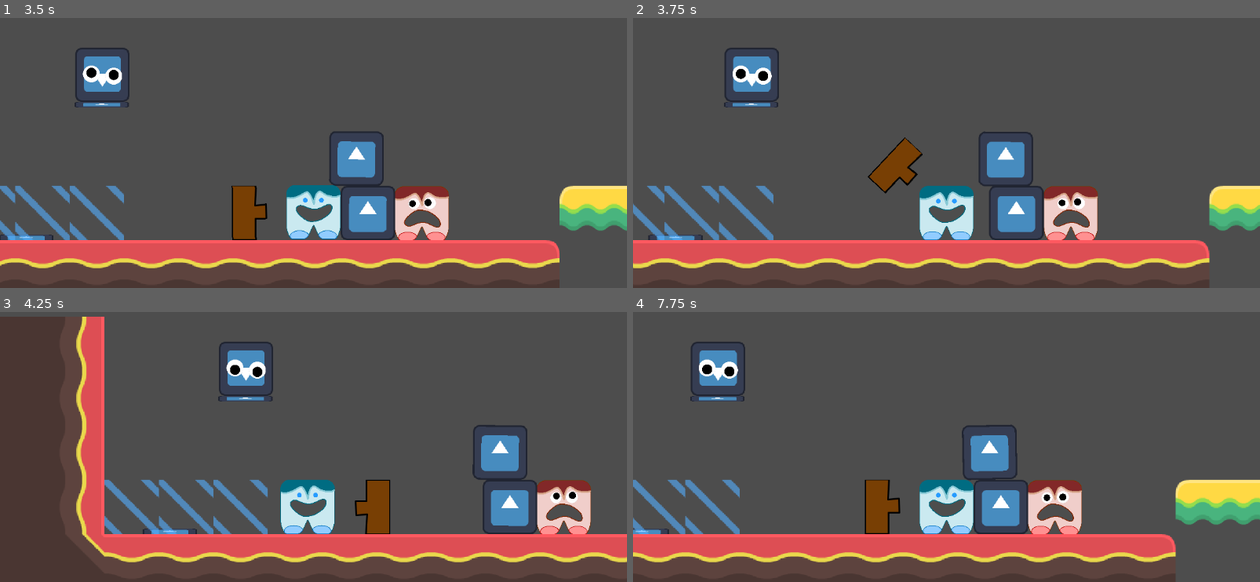
Above: before the commit, frames 1-4 (two rows, left to right).
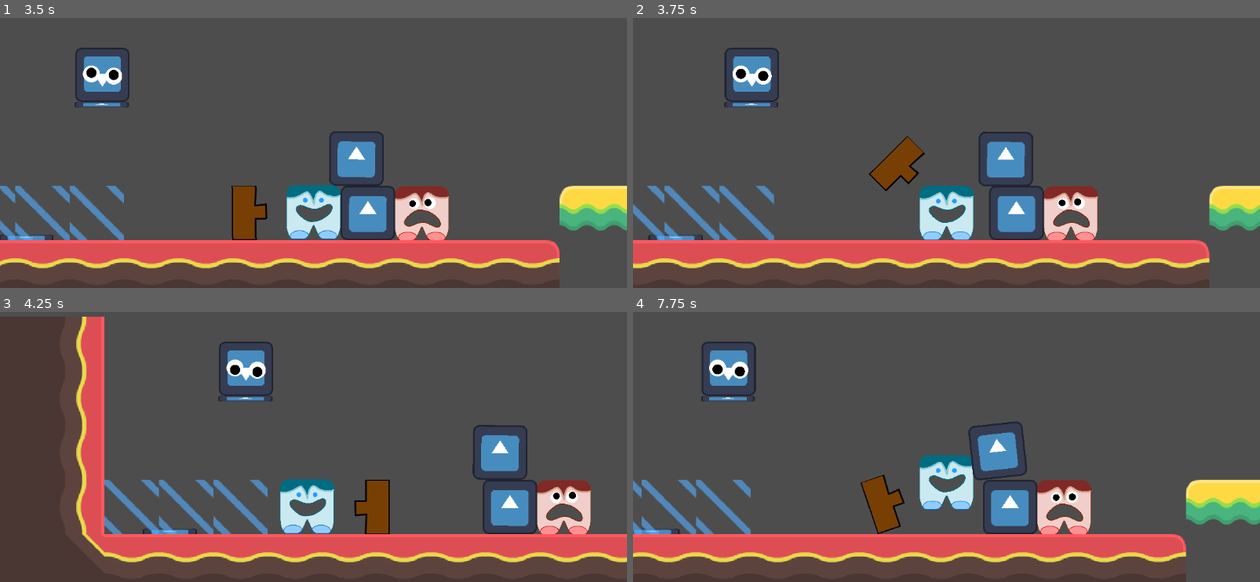
Above: after the commit, the same moments.

Repository: jkkivenko/james-gam-249
Game: Godot game, scene res://Scenes/game.tscn
Two runs of this game, one before a commit and one after it. Both use one fixed random seed, a clock stepped at 60 frames per second and the inputs below. The engine's default icon, where the game draws it, is replaced by a stand-in: a white triangle on a blue panel in a dark square.
Inputs (mouse positions are in pixels of both pictures, inside the frame that each line leads up to):
- Up to frame 1 (3.5 s): move the mouse to (413, 212) at 0.52 s; hold D (Move Right) 0.53-1.28 s; right-click (413, 212) at 0.6 s; click (413, 212) at 0.67 s; move the mouse to (369, 212) at 1.27 s; hold A (Move Left) 1.28-2.03 s; tap Right (Swing Clockwise) at 1.35 s; click (369, 212) at 1.42 s; move the mouse to (507, 212) at 2.02 s; hold Left (Swing Counterclockwise) 2.03-2.78 s; hold D (Move Right) from 2.03 s (still down); click (507, 212) at 2.17 s; move the mouse to (388, 212) at 2.77 s; right-click (388, 212) at 2.85 s; click (388, 212) at 2.92 s
- Up to frame 2 (3.75 s): move the mouse to (1002, 212) at 3.52 s; release D (Move Right) at 3.53 s; hold A (Move Left) from 3.53 s (still down); hold Right (Swing Clockwise) from 3.53 s (still down); click (1002, 212) at 3.67 s
- Up to frame 3 (4.25 s): keep holding A (Move Left); keep holding Right (Swing Clockwise)
- Up to frame 4 (7.75 s): move the mouse to (1140, 506) at 4.27 s; release Right (Swing Clockwise) at 4.28 s; tap Left (Swing Counterclockwise) at 4.35 s; click (1140, 506) at 4.42 s; move the mouse to (1140, 506) at 5.02 s; right-click (1140, 506) at 5.1 s; click (1140, 506) at 5.17 s; move the mouse to (1140, 506) at 5.77 s; release A (Move Left) at 5.78 s; hold D (Move Right) from 5.78 s (still down); tap Right (Swing Clockwise) at 5.85 s; click (1140, 506) at 5.92 s; move the mouse to (1015, 506) at 6.52 s; hold Left (Swing Counterclockwise) 6.53-7.28 s; click (1015, 506) at 6.67 s; move the mouse to (1002, 506) at 7.27 s; right-click (1002, 506) at 7.35 s; click (1002, 506) at 7.42 s

Frame 1 is identical in both runs. In frame 2, 0.3% of the frame differs, in the area x 0-99%, y 14-93%; in frame 3, 0.4%; in frame 4, 11%, in the area x 0-100%, y 11-100%.

Commit message:
Wow im so much better than james at godot and also everything else in life except being a cool guy

Diff:
--- a/Scenes/Levels/level1.tscn
+++ b/Scenes/Levels/level1.tscn
@@ -1,52 +1,23 @@
-[gd_scene load_steps=14 format=4 uid="uid://caepxlmorghrs"]
+[gd_scene load_steps=9 format=4 uid="uid://caepxlmorghrs"]
 
+[ext_resource type="PackedScene" uid="uid://nqxkygju2j46" path="res://Scenes/enemy.tscn" id="2_i36j2"]
 [ext_resource type="PackedScene" uid="uid://dl8yi5v1vwkq3" path="res://Scenes/player.tscn" id="2_u1b78"]
-[ext_resource type="Script" uid="uid://cu5yompuo8gcb" path="res://Scripts/enemy.gd" id="3_bdr3p"]
-[ext_resource type="PackedScene" uid="uid://dafcgwkvmg08y" path="res://Scenes/block.tscn" id="4_wwu6c"]
-[ext_resource type="Texture2D" uid="uid://di8a0j646lffh" path="res://art/enemy_1.png" id="5_yymuf"]
-[ext_resource type="PackedScene" uid="uid://bxdeq1ivh4mi3" path="res://Scenes/gügly_eyes.tscn" id="6_esggg"]
 [ext_resource type="PackedScene" uid="uid://buas4iqytj32k" path="res://Scenes/button.tscn" id="7_nolpu"]
-[ext_resource type="Script" path="res://Scripts/button.gd" id="8_mcj63"]
+[ext_resource type="Script" uid="uid://bjbbotk4r002l" path="res://Scripts/button.gd" id="8_mcj63"]
 [ext_resource type="PackedScene" uid="uid://bdc44ouqrma4l" path="res://Scenes/sliding_door.tscn" id="9_af2a1"]
 [ext_resource type="TileSet" uid="uid://dumlhgw7hloka" path="res://Resources/grass_tile_set.tres" id="10_ocmlb"]
-[ext_resource type="PackedScene" path="res://Scenes/camera.tscn" id="11_tlxhh"]
-[ext_resource type="PackedScene" path="res://Scenes/exit.tscn" id="12_rxhxl"]
-
-[sub_resource type="PhysicsMaterial" id="PhysicsMaterial_e2o6t"]
-
-[sub_resource type="CapsuleShape2D" id="CapsuleShape2D_h4fw4"]
-radius = 49.0
-height = 98.0
+[ext_resource type="PackedScene" uid="uid://1i5apjkfmswe" path="res://Scenes/camera.tscn" id="11_tlxhh"]
+[ext_resource type="PackedScene" uid="uid://cttfjhq6eot7b" path="res://Scenes/exit.tscn" id="12_rxhxl"]
 
 [node name="Game" type="Node2D"]
 
 [node name="Player" parent="." instance=ExtResource("2_u1b78")]
 position = Vector2(348, 438)
 
-[node name="Enemy" type="RigidBody2D" parent="."]
+[node name="Enemy" parent="." instance=ExtResource("2_i36j2")]
 position = Vector2(736, 436)
-collision_layer = 4
-collision_mask = 7
-physics_material_override = SubResource("PhysicsMaterial_e2o6t")
-lock_rotation = true
-script = ExtResource("3_bdr3p")
-movement_force_magnitude = 1500.0
-component_scene = ExtResource("4_wwu6c")
-
-[node name="CollisionShape2D" type="CollisionShape2D" parent="Enemy"]
-shape = SubResource("CapsuleShape2D_h4fw4")
-
-[node name="Sprite2D" type="Sprite2D" parent="Enemy"]
-scale = Vector2(0.237, 0.237)
-texture = ExtResource("5_yymuf")
-
-[node name="GüglyEyes" parent="Enemy/Sprite2D" instance=ExtResource("6_esggg")]
-position = Vector2(63.38, -81.18)
-scale = Vector2(0.917, 0.917)
-
-[node name="GüglyEyes2" parent="Enemy/Sprite2D" instance=ExtResource("6_esggg")]
-position = Vector2(-60.59, -76.705)
-scale = Vector2(0.857, 0.857)
+mass = 0.9
+movement_force_magnitude = 1350.0
 
 [node name="Button" parent="." node_paths=PackedStringArray("connects_to") instance=ExtResource("7_nolpu")]
 position = Vector2(895, 186)
@@ -74,7 +45,7 @@
 position = Vector2(-665, 329)
 
 [node name="TopRight" parent="Camera2D" index="1"]
-position = Vector2(641, -398)
+position = Vector2(534, -282)
 
 [node name="Exit" parent="." instance=ExtResource("12_rxhxl")]
 position = Vector2(42, 447)
--- /dev/null
+++ b/Scenes/enemy.tscn
@@ -0,0 +1,37 @@
+[gd_scene load_steps=7 format=3 uid="uid://nqxkygju2j46"]
+
+[ext_resource type="Script" uid="uid://cu5yompuo8gcb" path="res://Scripts/enemy.gd" id="1_287tu"]
+[ext_resource type="PackedScene" uid="uid://dafcgwkvmg08y" path="res://Scenes/block.tscn" id="2_0830c"]
+[ext_resource type="Texture2D" uid="uid://di8a0j646lffh" path="res://art/enemy_1.png" id="3_ghaa6"]
+[ext_resource type="PackedScene" uid="uid://bxdeq1ivh4mi3" path="res://Scenes/gügly_eyes.tscn" id="4_1dp5w"]
+
+[sub_resource type="PhysicsMaterial" id="PhysicsMaterial_e2o6t"]
+
+[sub_resource type="CapsuleShape2D" id="CapsuleShape2D_h4fw4"]
+radius = 49.0
+height = 98.0
+
+[node name="Enemy" type="RigidBody2D"]
+collision_layer = 4
+collision_mask = 7
+physics_material_override = SubResource("PhysicsMaterial_e2o6t")
+lock_rotation = true
+script = ExtResource("1_287tu")
+movement_force_magnitude = 1500.0
+required_impulse_to_kill = 5000.0
+component_scene = ExtResource("2_0830c")
+
+[node name="CollisionShape2D" type="CollisionShape2D" parent="."]
+shape = SubResource("CapsuleShape2D_h4fw4")
+
+[node name="Sprite2D" type="Sprite2D" parent="."]
+scale = Vector2(0.237, 0.237)
+texture = ExtResource("3_ghaa6")
+
+[node name="GüglyEyes" parent="Sprite2D" instance=ExtResource("4_1dp5w")]
+position = Vector2(63.38, -81.18)
+scale = Vector2(0.917, 0.917)
+
+[node name="GüglyEyes2" parent="Sprite2D" instance=ExtResource("4_1dp5w")]
+position = Vector2(-60.59, -76.705)
+scale = Vector2(0.857, 0.857)
--- a/Scenes/player.tscn
+++ b/Scenes/player.tscn
@@ -37,4 +37,4 @@
 
 [node name="WeaponPivot" parent="." instance=ExtResource("3_6t5aa")]
 shwing_force = 350000.0
-max_rotation_speed = 0.6
+max_rotation_speed = 0.7
--- a/Scripts/weapon_pivot.gd
+++ b/Scripts/weapon_pivot.gd
@@ -16,9 +16,19 @@
 
 var hovered_component : HammerComponent
 
+var n_angles: int = 10
+var past_n_angles : Array[float]
+var past_n_dt: Array[float]
+
 func _ready():
 	for component in get_all_components():
 		mass += component.mass
+
+	past_n_dt = []
+	past_n_angles = []
+	for i in range(n_angles):
+		past_n_angles.append(0)
+		past_n_dt.append(0.1)
 
 ## Recursively explores the node tree to find all nodes that are HammerComponents
 func get_all_components(obj : Node2D = self) -> Array[HammerComponent]:
@@ -78,13 +88,18 @@
 			visited_components += get_all_attached_components(attachment_point.attached_point.get_parent(), visited_components)
 	return visited_components
 
-func _physics_process(_delta):
+func _physics_process(delta):
 	if not Engine.is_editor_hint():
 		var current_rps = angular_velocity / (2 * PI)
 		if Input.is_action_pressed("Swing Clockwise") and current_rps < max_rotation_speed:
 			apply_torque(shwing_force)
 		elif Input.is_action_pressed("Swing Counterclockwise") and -current_rps < max_rotation_speed:
 			apply_torque(-shwing_force)
+
+	past_n_angles.pop_front()
+	past_n_angles.append(global_rotation_degrees)
+	past_n_dt.pop_front()
+	past_n_dt.append(delta)
 
 func add_component(component : HammerComponent) -> bool:
 	var closest_attachment_point_self : AttachmentPoint
@@ -154,6 +169,23 @@
 func _on_mouse_exited():
 	hovered_component = null
 
+func get_manual_angular_vel() -> float:
+	var angular_vel_steps: Array[float] = []
+	for i in range(n_angles - 1):
+		var d_angle = past_n_angles[i+1] - past_n_angles[i]
+		var d_t = past_n_dt[i+1]
+
+		# Hangle -180 to 180 and other way
+		d_angle = min(abs(d_angle), abs((past_n_angles[i+1] + 180) - past_n_angles[i]), abs(past_n_angles[i+1] - (past_n_angles[i] + 180)))
+
+		angular_vel_steps.append(d_angle/d_t)
+
+	var angular_vel_steps_sum = 0
+	for i in angular_vel_steps:
+		angular_vel_steps_sum += i
+
+	return angular_vel_steps_sum / len(angular_vel_steps)
+
 func _on_body_shape_entered(body_rid, body, body_shape_index, local_shape_index):
 	# tilemap bad
 	if not "shape_find_owner" in body:
@@ -163,14 +195,15 @@
 	# If you hit with a spring, apply some forces
 	if block_that_performed_hit.is_springy:
 		print("ASDASDASDASDASDASDASDASD")
-		apply_impulse((-Vector2.UP).rotated(block_that_performed_hit.rotation) * 500, block_that_performed_hit.global_position - global_position)
+		apply_impulse((-Vector2.UP).rotated(block_that_performed_hit.global_rotation) * 500, block_that_performed_hit.global_position - global_position)
 	# ensure you have hit an enemy
 	if not "required_impulse_to_kill" in hit:
 		return
 
 	var radial_distance = block_that_performed_hit.position.y
 
-	var impulse_delivered = abs(angular_velocity * radial_distance * mass)
+	var impulse_delivered = abs(get_manual_angular_vel() * radial_distance * mass)
+	print(abs(get_manual_angular_vel() * radial_distance * mass))
 
 	if impulse_delivered > hit.required_impulse_to_kill or block_that_performed_hit.is_spiky:
 		hit.kill()
